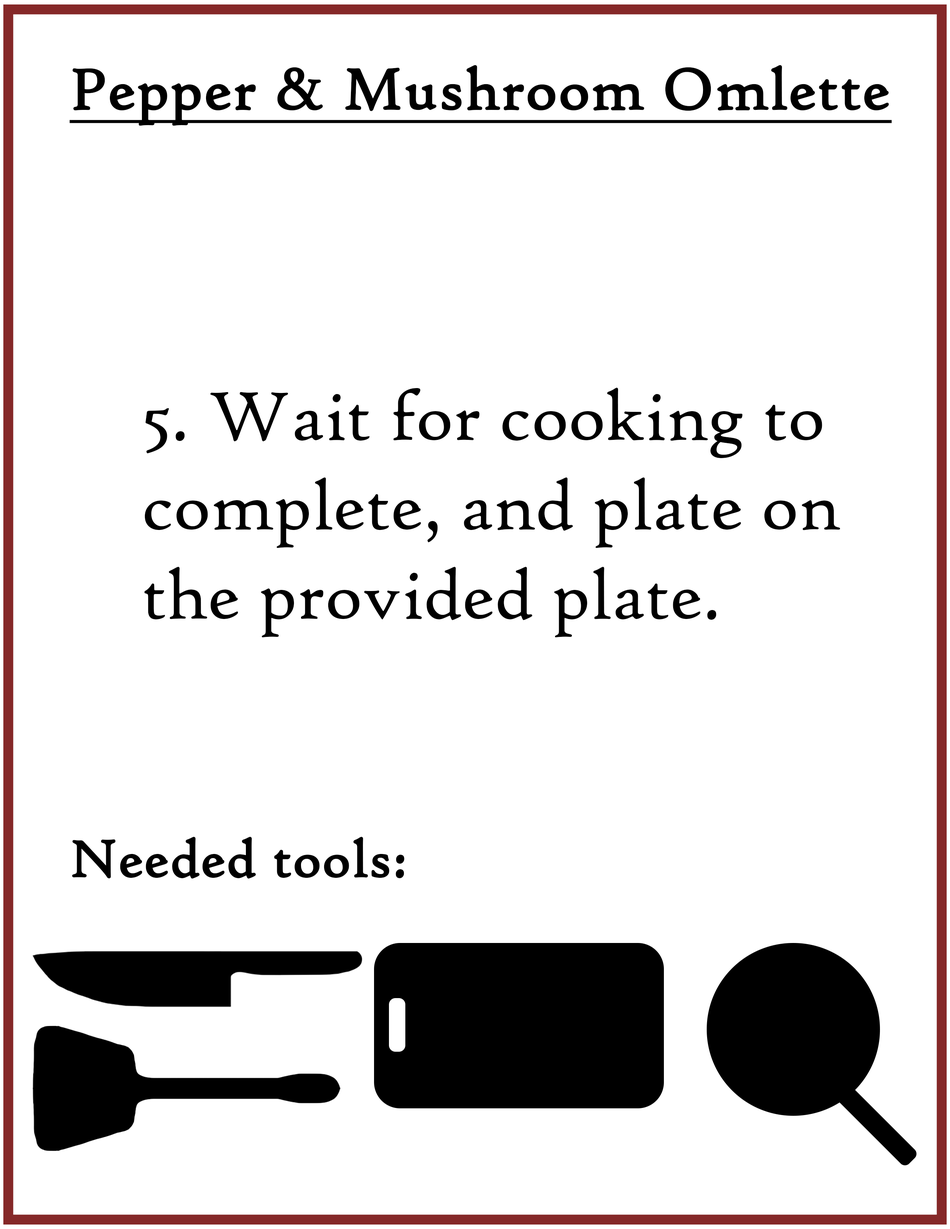
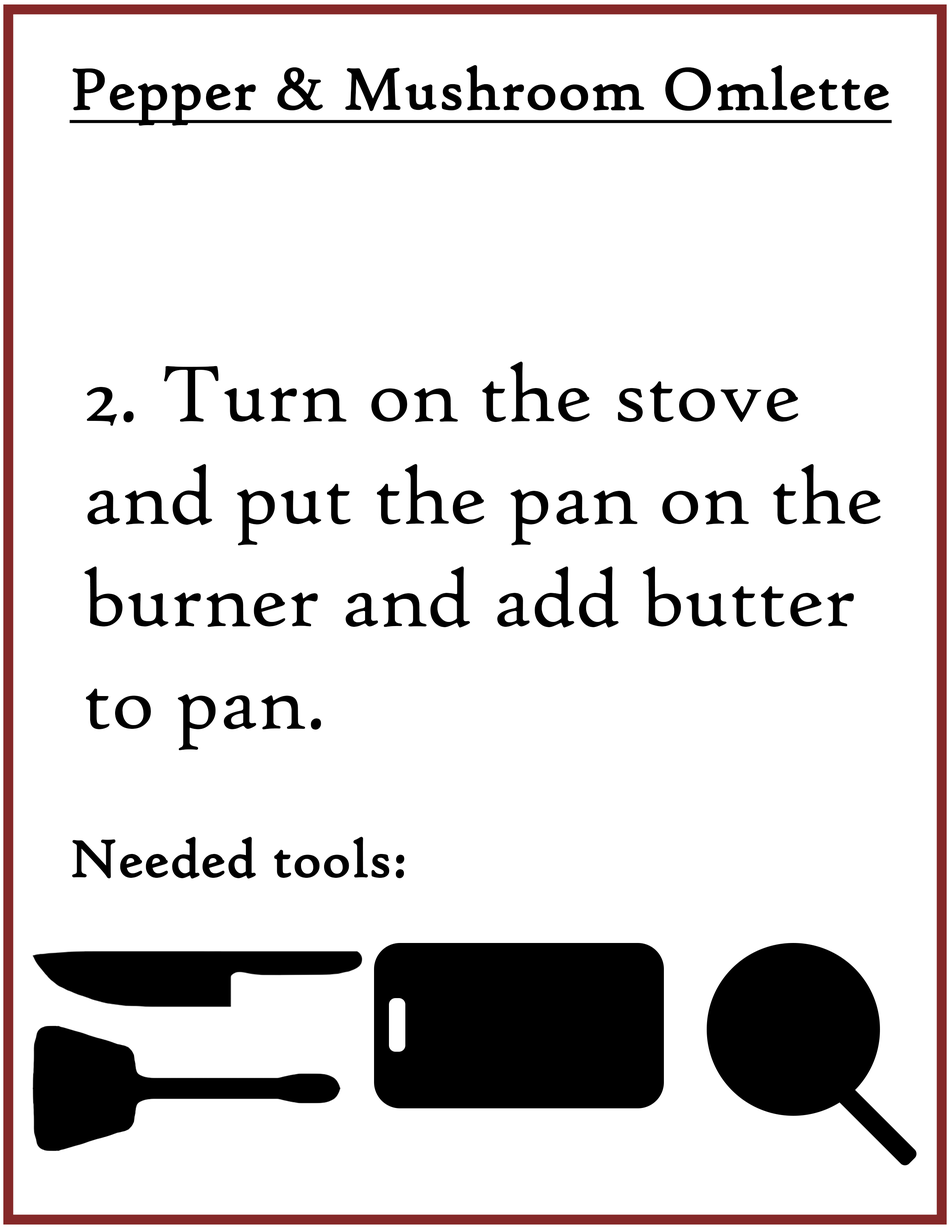
Before/after of a 950 x 1229 layered artwork. What changed in the layer stack:
hid "5. Wait for cooking to complete, and plate on the provided plat" over [left=144, top=387, right=841, bottom=638]
renamed "2. Turn on the stove and put the pan on the burner." to "2. Turn on the stove and put the pan on the burner and add butt", showed it, painted on it over [left=84, top=361, right=881, bottom=751]
